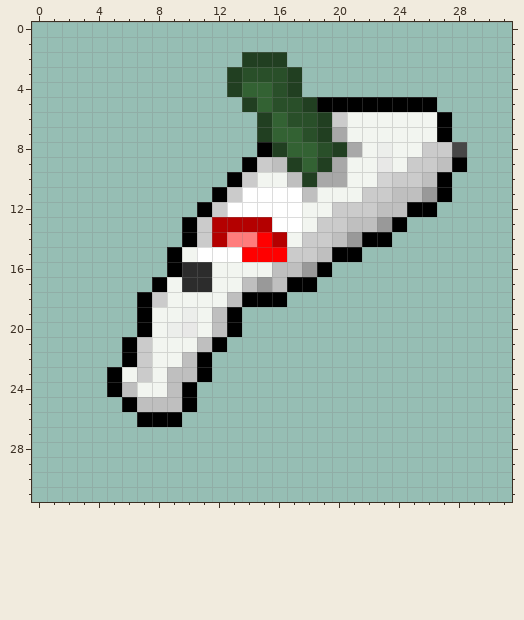
Edited in one commit: pixel-art sprite (RP/textures/items/portal_gun_discharged.png). The picture above is the old version.
The file is 32x32 pixels. Colours within 5 levels of each other are drawn and written as one.
The result:
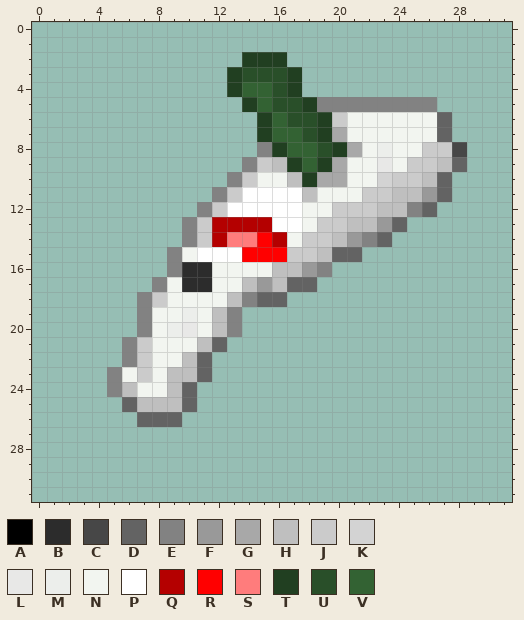
Palette (. is transparent): A #000000  B #2c2c2c  C #474747  D #636363  E #828282  F #999999  G #a8a8a8  H #bfbfbf  J #cbcbcb  K #d3d3d3  L #e8e8e7  M #eceeeb  N #f2f5f0  P #ffffff  Q #b40000  R #ff0000  S #ff7c7c  T #213f21  U #294f29  V #336233
Commit message: feat: add prototype portal gun item
Diff:
@@ x 0..31 @@
  4 .............TVVUT..............
- 5 ..............TVUUTAAAAAAAA.....
- 6 ...............TVUUTJNNNNNNA....
- 7 ...............TVVUTGNNNNNNA....
- 8 ...............ATVVUTGNMNNJJC...
- 9 ..............AJHTVTGNNLNJJHA...
-10 .............AJNNHTGGNNKJJHA....
-11 ............AJPPPPHNNNJJHHFA....
-12 ...........AJPPPPPNNJJJHHAA.....
-13 ..........AJQQQQPPNJJHHFA.......
-14 ..........AJQSSRQNJJHFAA........
-15 .........ANPPPRRRJJHAA..........
-16 .........ABBNNNNHHFA............
-17 ........ANBBNNHFHAA.............
-18 .......AJNNNNHAAA...............
-19 .......ANNMNHA..................
-20 .......ANMLNHA..................
-21 ......AJNNNHA...................
-22 ......AJNNHA....................
-23 .....ANJNHHA....................
-24 .....AHNNHA.....................
-25 ......AHHHA.....................
-26 .......AAA......................
+ 5 ..............TVUUTEEEEEEEE.....
+ 6 ...............TVUUTJNNNNNND....
+ 7 ...............TVVUTGNNNNNND....
+ 8 ...............ETVVUTGNMNNJJC...
+ 9 ..............EJHTVTGNNLNJJHD...
+10 .............EJNNHTGGNNKJJHD....
+11 ............EJPPPPHNNNJJHHFD....
+12 ...........EJPPPPPNNJJJHHED.....
+13 ..........EJQQQQPPNJJHHFD.......
+14 ..........EJQSSRQNJJHFED........
+15 .........ENPPPRRRJJHDD..........
+16 .........EBBNNNNHHFE............
+17 ........ENBBNNHFHDD.............
+18 .......EJNNNNHEDD...............
+19 .......ENNMNHE..................
+20 .......ENMLNHE..................
+21 ......EJNNNHD...................
+22 ......EJNNHD....................
+23 .....ENJNHHD....................
+24 .....EHNNHD.....................
+25 ......DHHHD.....................
+26 .......DDD......................
 27 ................................
Where, in picture pixels (left, top, right, bottom), the same in both pictures:
changed: (107, 97, 467, 427)
